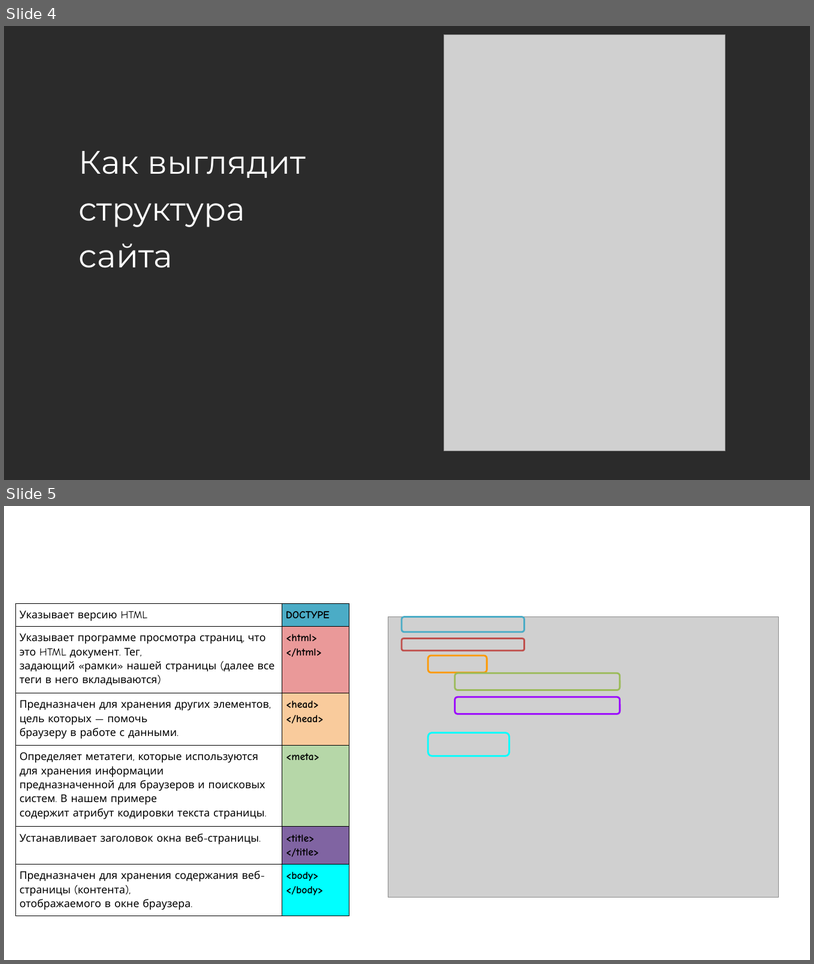
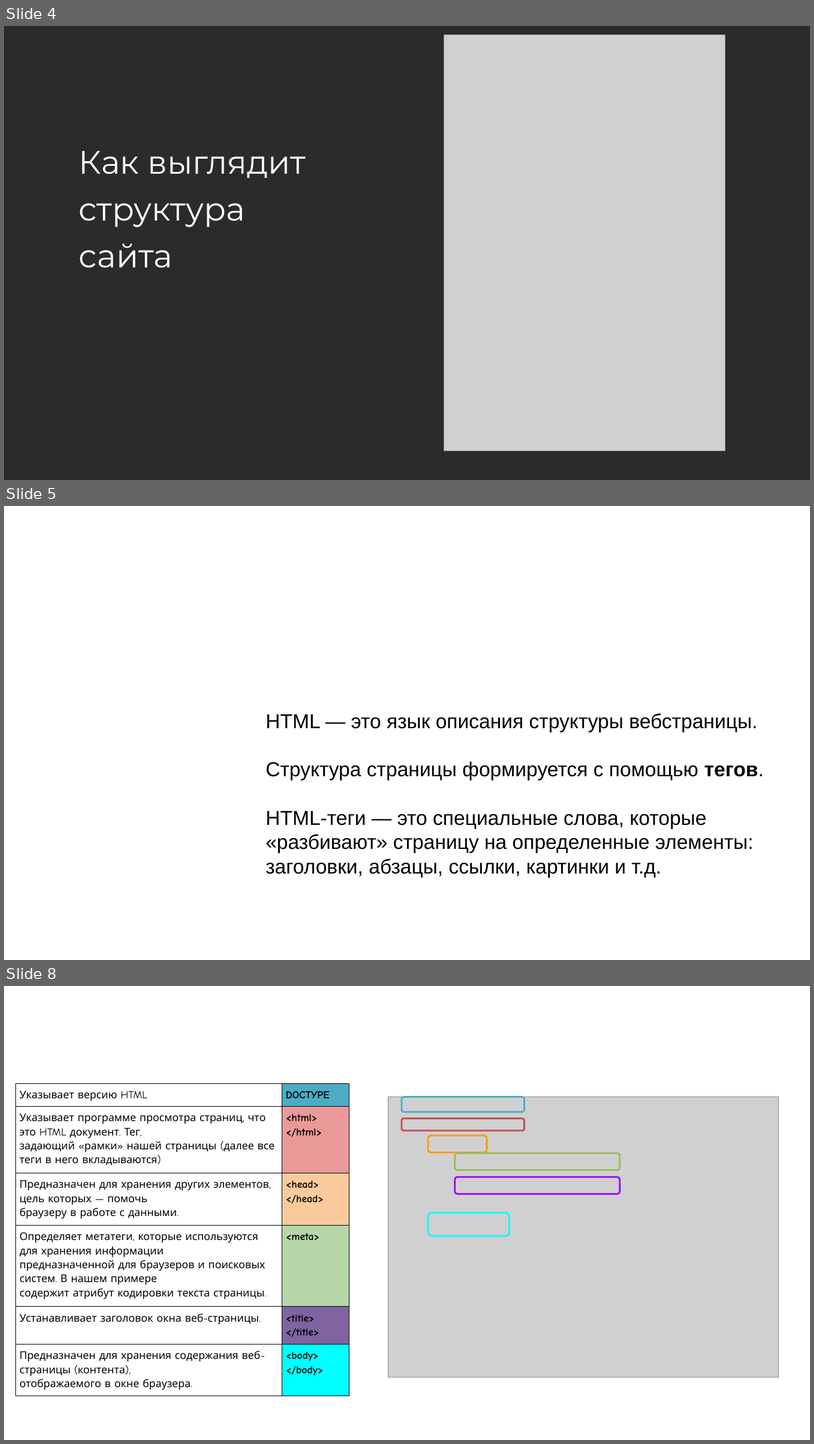
Before and after one commit to Anastariya-qa-37/AcademyTopHTML, a slide deck: Презентации/1 Урок. HTML.pptx. Shown one above the other, each under a label of ours: slides 4 and 5 before the commit, slides 4, 5 and 8 after it; the slides between them are not shown. The pictures are 814x964 and 814x1444 pixels, drawn with LibreOffice and Linux fonts; fonts in the diff are those of the drawing; grey boxes stand for pictures; background and template pictures are left out; a plain dark background stands for a picture behind light text. Boxes give left, top, right and bottom in pixels: in the first picture for what was removed or moved away, otherwise in the second. Text is boxed around its words. In the diff, an @@ line names an element or a change of style, - is before the commit and + after.

```diff
--- a/Презентации/1 Урок. HTML.pptx
+++ b/Презентации/1 Урок. HTML.pptx
@@ slide 5 added at bbox=[4, 506, 810, 960], background picture (left out) @@
@@ text added at bbox=[266, 714, 320, 728], 60 pt, text #FFFFFF @@
+HTML
@@ text added at bbox=[266, 713, 764, 877], 36 pt, text #000000 @@
+HTML — это язык описания структуры вебстраницы.
+Структура страницы формируется с помощью тегов.
+HTML-теги — это специальные слова, которые «разбивают» страницу на определенные элементы: заголовки, абзацы, ссылки, картинки и т.д.
@@ what was slide 5 is now slide 8 @@
```
Also in this commit, not shown: 1 slide changed, 4 other slides added, 1 slide removed, 3 other files.
